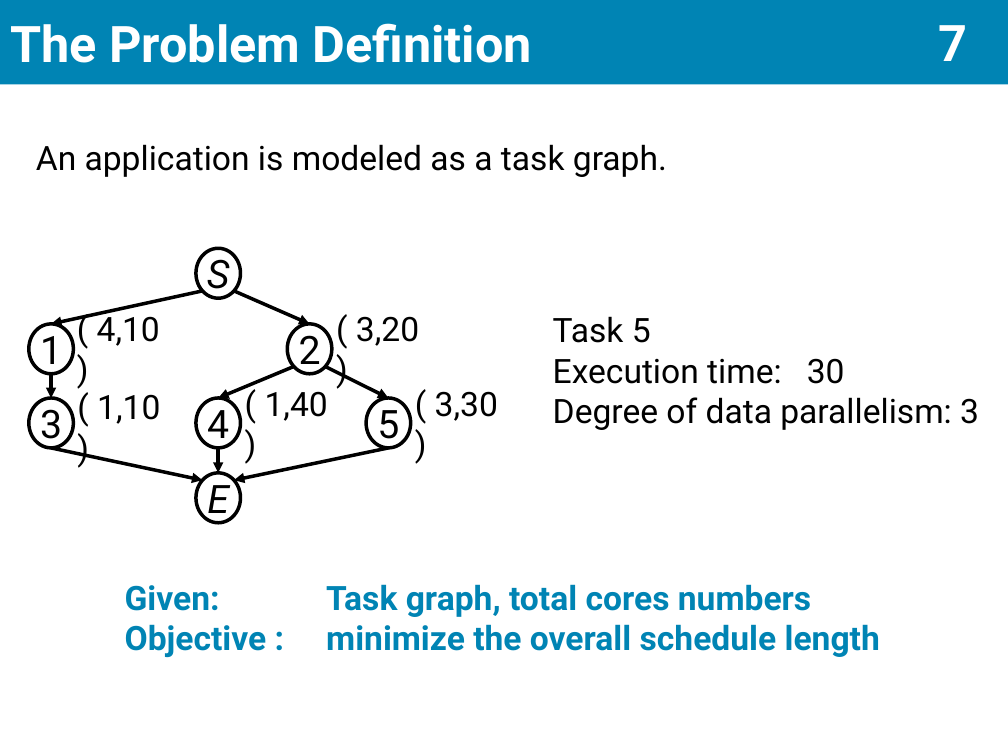
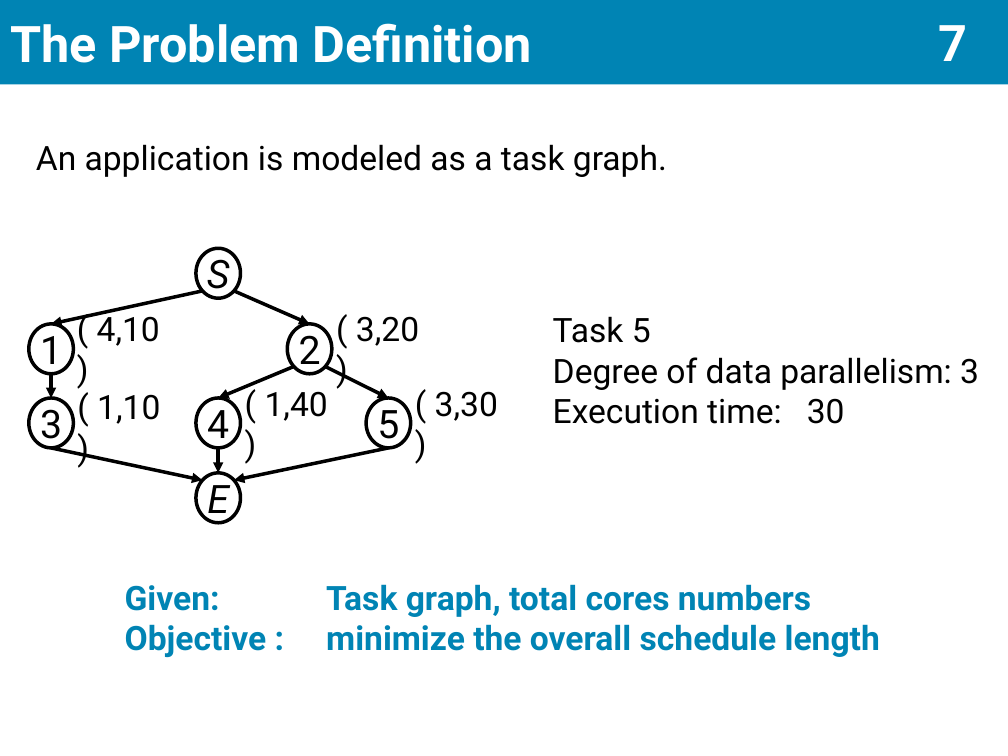
Before and after one commit to scomup/Genetic_Scheduler, a slide deck: slide 8 of PPT.pptx. Drawn at 1008x756 pixels with LibreOffice and Linux fonts; fonts in the diff are those of the drawing. Boxes give left, top, right and bottom in pixels: in the first picture for what was removed or moved away, otherwise in the second. Text is boxed around its words. In the diff, an @@ line names an element or a change of style, - is before the commit and + after.

```diff
--- a/PPT.pptx
+++ b/PPT.pptx
@@ text at [553, 357, 979, 390]: paragraph added @@
+Degree of data parallelism: 3
@@ text at [553, 397, 979, 430]: paragraph removed @@
-Degree of data parallelism: 3
```
Also in this commit, not shown: 2 other slides changed.
